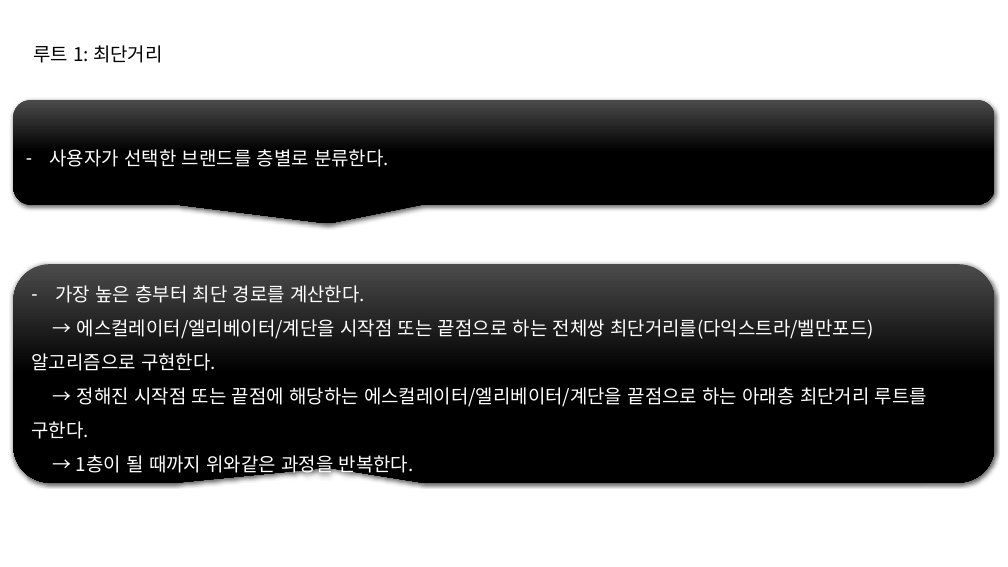
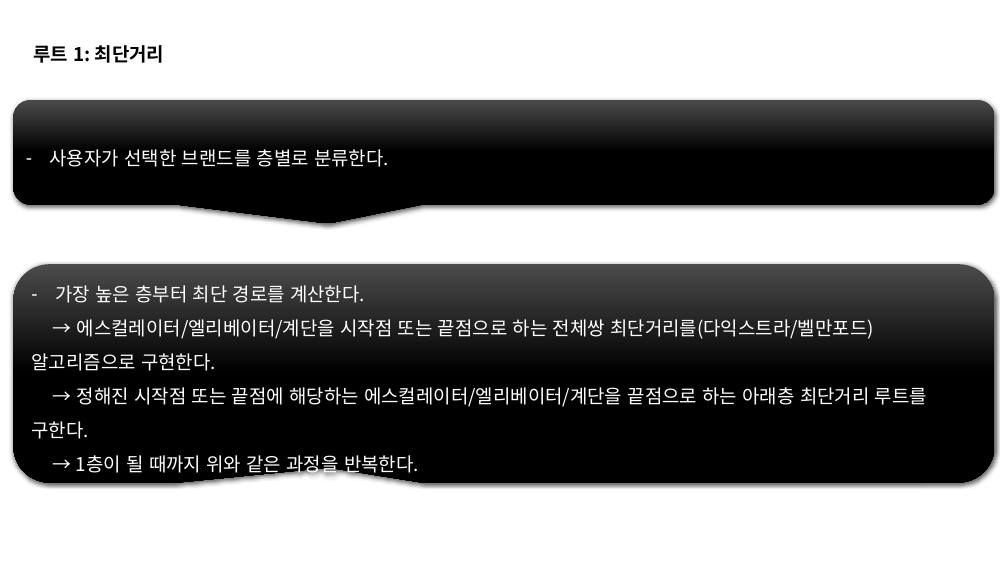
Before and after one commit to majung2/pumasi, a slide deck: slide 25 of 5조_SAD1.0.pptx (slide 22 before the commit). Drawn at 1008x567 pixels with LibreOffice and Linux fonts; fonts in the diff are those of the drawing. Boxes give left, top, right and bottom in pixels: in the first picture for what was removed or moved away, otherwise in the second. Text is boxed around its words. In the diff, an @@ line names an element or a change of style, - is before the commit and + after.

```diff
--- a/5조_SAD1.0.pptx
+++ b/5조_SAD1.0.pptx
@@ text "루트 1: 최단거리" at [33, 45, 165, 63]: bold on @@
@@ text in rounded speech box at [76, 452, 419, 477]: spaces changed @@
-→ 1층이 될 때까지 위와같은 과정을 반복한다.
+→ 1층이 될 때까지 위와 같은 과정을 반복한다.
```
Also in this commit, not shown: 9 other slides changed, 5 slides added, 3 slides removed.
